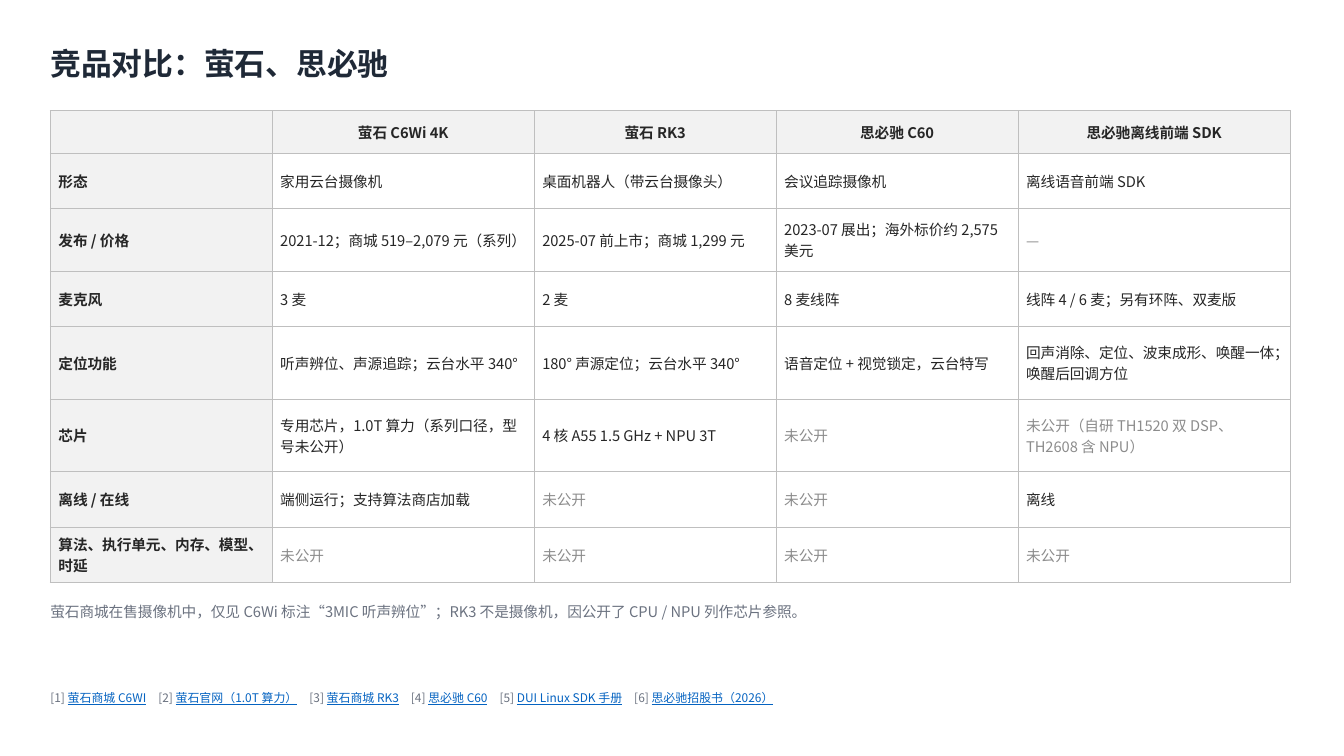
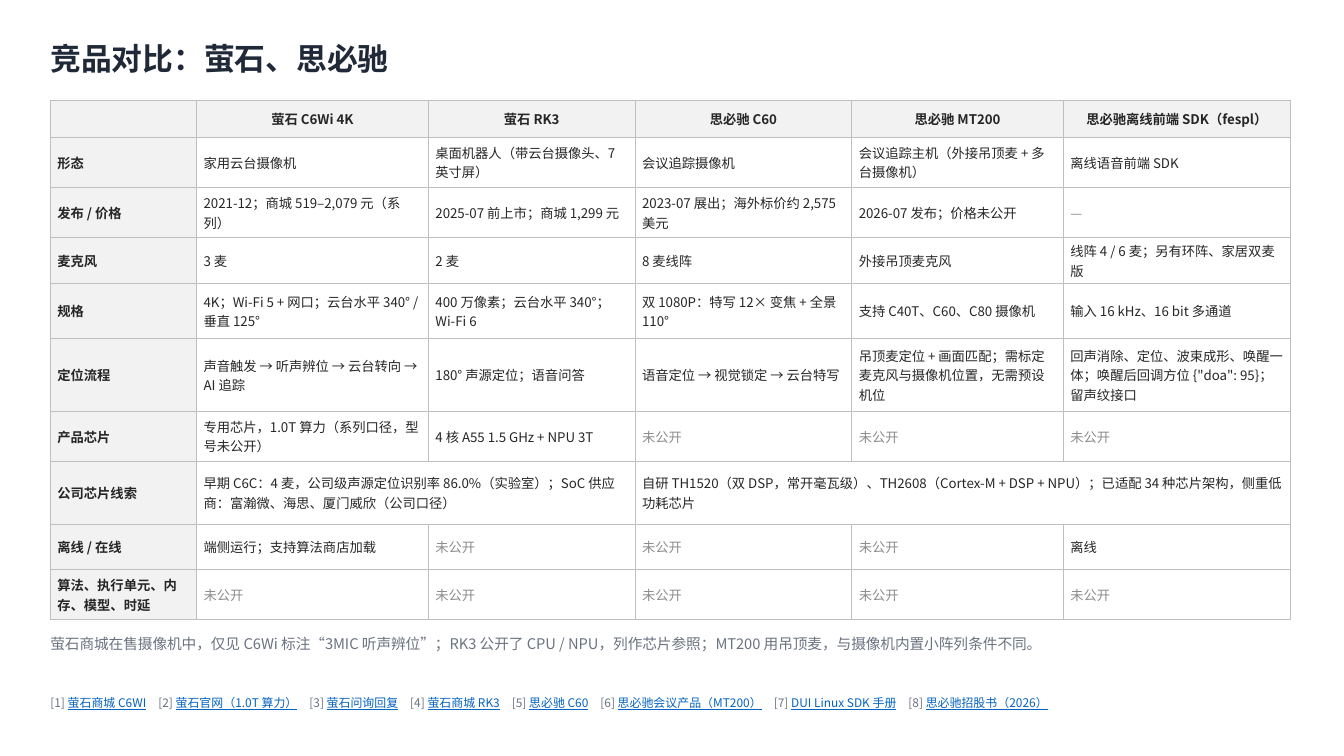
Before and after one commit to ZeroFoxxi/ssl-scene1, a slide deck: slide 1 of 竞品补充页_精简版.pptx. Drawn at 1344x756 pixels with LibreOffice and Linux fonts; fonts in the diff are those of the drawing. Boxes give left, top, right and bottom in pixels: in the first picture for what was removed or moved away, otherwise in the second. Text is boxed around its words. In the diff, an @@ line names an element or a change of style, - is before the commit and + after.

```diff
--- a/竞品补充页_精简版.pptx
+++ b/竞品补充页_精简版.pptx
@@ text "竞品对比：萤石、思必驰": place and size @@
-text "竞品对比：萤石、思必驰" at <box>50,48,388,78</box>
+text "竞品对比：萤石、思必驰" at <box>50,43,388,73</box>
@@ table at <box>50,101,1291,615</box> @@
- | 萤石 C6Wi 4K | 萤石 RK3 | 思必驰 C60 | 思必驰离线前端 SDK
-形态 | 家用云台摄像机 | 桌面机器人（带云台摄像头） | 会议追踪摄像机 | 离线语音前端 SDK
-发布 / 价格 | 2021-12；商城 519–2,079 元（系列） | 2025-07 前上市；商城 1,299 元 | 2023-07 展出；海外标价约 2,575 美元 | —
-麦克风 | 3 麦 | 2 麦 | 8 麦线阵 | 线阵 4 / 6 麦；另有环阵、双麦版
-定位功能 | 听声辨位、声源追踪；云台水平 340° | 180° 声源定位；云台水平 340° | 语音定位 + 视觉锁定，云台特写 | 回声消除、定位、波束成形、唤醒一体；唤醒后回调方位
-芯片 | 专用芯片，1.0T 算力（系列口径，型号未公开） | 4 核 A55 1.5 GHz + NPU 3T | 未公开 | 未公开（自研 TH1520 双 DSP、TH2608 含 NPU）
-离线 / 在线 | 端侧运行；支持算法商店加载 | 未公开 | 未公开 | 离线
-算法、执行单元、内存、模型、时延 | 未公开 | 未公开 | 未公开 | 未公开
+ | 萤石 C6Wi 4K | 萤石 RK3 | 思必驰 C60 | 思必驰 MT200 | 思必驰离线前端 SDK（fespl）
+形态 | 家用云台摄像机 | 桌面机器人（带云台摄像头、7 英寸屏） | 会议追踪摄像机 | 会议追踪主机（外接吊顶麦 + 多台摄像机） | 离线语音前端 SDK
+发布 / 价格 | 2021-12；商城 519–2,079 元（系列） | 2025-07 前上市；商城 1,299 元 | 2023-07 展出；海外标价约 2,575 美元 | 2026-07 发布；价格未公开 | —
+麦克风 | 3 麦 | 2 麦 | 8 麦线阵 | 外接吊顶麦克风 | 线阵 4 / 6 麦；另有环阵、家居双麦版
+规格 | 4K；Wi-Fi 5 + 网口；云台水平 340° / 垂直 125° | 400 万像素；云台水平 340°；Wi-Fi 6 | 双 1080P：特写 12× 变焦 + 全景 110° | 支持 C40T、C60、C80 摄像机 | 输入 16 kHz、16 bit 多通道
+定位流程 | 声音触发 → 听声辨位 → 云台转向 → AI 追踪 | 180° 声源定位；语音问答 | 语音定位 → 视觉锁定 → 云台特写 | 吊顶麦定位 + 画面匹配；需标定麦克风与摄像机位置，无需预设机位 | 回声消除、定位、波束成形、唤醒一体；唤醒后回调方位 {"doa": 95}；留声纹接口
+产品芯片 | 专用芯片，1.0T 算力（系列口径，型号未公开） | 4 核 A55 1.5 GHz + NPU 3T | 未公开 | 未公开 | 未公开
+公司芯片线索 | 早期 C6C：4 麦，公司级声源定位识别率 86.0%（实验室）；SoC 供应商：富瀚微、海思、厦门威欣（公司口径） |  | 自研 TH1520（双 DSP，常开毫瓦级）、TH2608（Cortex-M + DSP + NPU）；已适配 34 种芯片架构，侧重低功耗芯片 |  | 
+离线 / 在线 | 端侧运行；支持算法商店加载 | 未公开 | 未公开 | 未公开 | 离线
+算法、执行单元、内存、模型、时延 | 未公开 | 未公开 | 未公开 | 未公开 | 未公开
@@ table: place and size @@
-table at <box>50,111,1291,576</box>
+table at <box>50,101,1291,615</box>
@@ text at <box>50,636,1042,651</box>: text changed @@
-萤石商城在售摄像机中，仅见 C6Wi 标注“3MIC 听声辨位”；RK3 不是摄像机，因公开了 CPU / NPU 列作芯片参照。
+萤石商城在售摄像机中，仅见 C6Wi 标注“3MIC 听声辨位”；RK3 公开了 CPU / NPU，列作芯片参照；MT200 用吊顶麦，与摄像机内置小阵列条件不同。
@@ text at <box>50,697,1048,710</box>: text changed @@
-[1] 萤石商城 C6WI [2] 萤石官网（1.0T 算力） [3] 萤石商城 RK3 [4] 思必驰 C60 [5] DUI Linux SDK 手册 [6] 思必驰招股书（2026）
+[1] 萤石商城 C6WI [2] 萤石官网（1.0T 算力） [3] 萤石问询回复 [4] 萤石商城 RK3 [5] 思必驰 C60 [6] 思必驰会议产品（MT200） [7] DUI Linux SDK 手册 [8] 思必驰招股书（2026）
```
Also in this commit, not shown: 1 other slide changed, 1 slide added, 2 other files.
